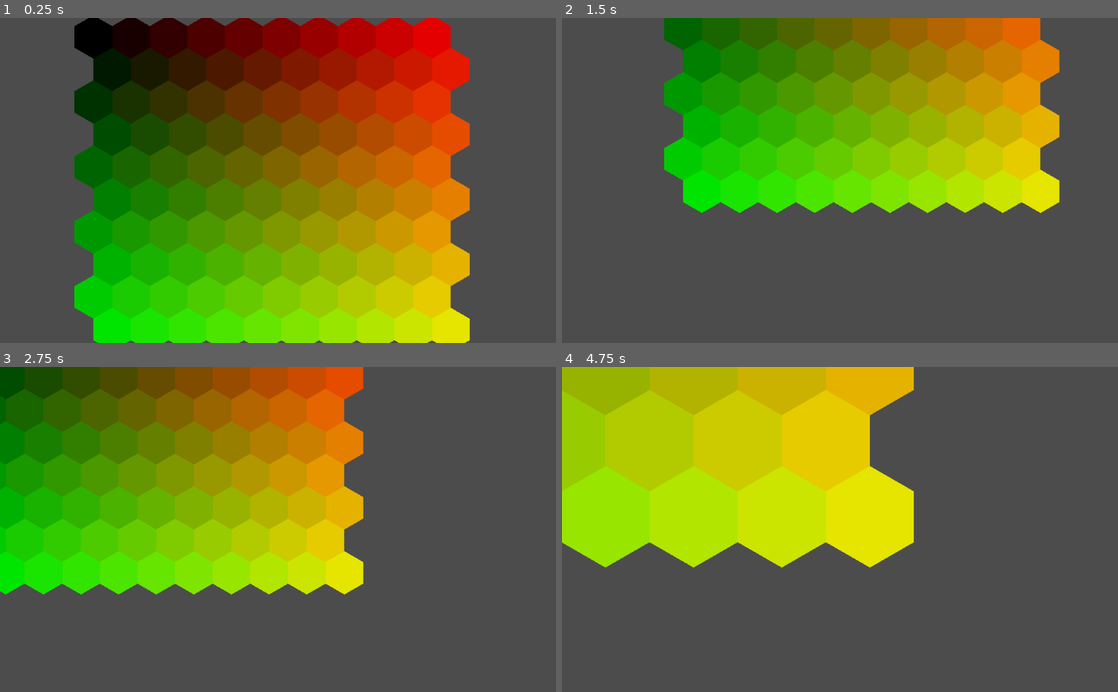
Above: before the commit, frames 1-4 (two rows, left to right).
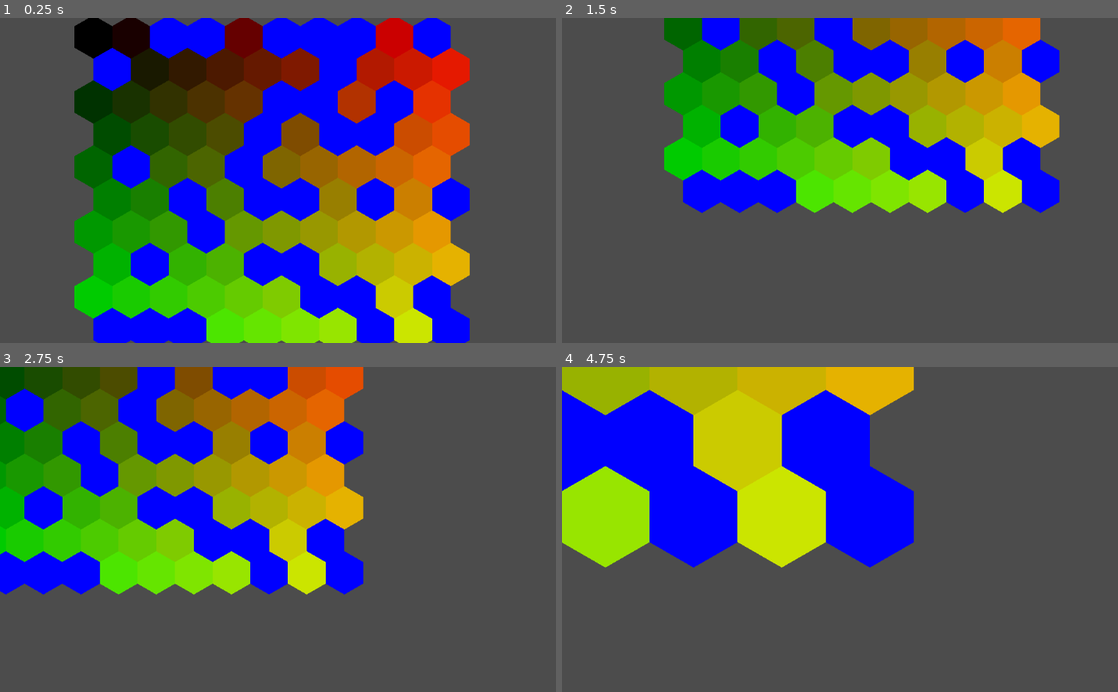
Above: after the commit, the same moments.

Repository: Aurora2500/G4xG
Game: Godot game, scene res://scenes/manager/MainScene.tscn
The game is run twice, just before and just after one commit, with the same random seed, the same clock (stepped at 60 frames per second) and the same inputs.
Inputs (mouse positions are in pixels of both pictures, inside the frame that each line leads up to):
- Up to frame 1 (0.25 s): no input
- Up to frame 2 (1.5 s): tap Enter at 0.5 s; move the mouse to (962, 164) at 0.52 s; hold S (camera_down) 0.53-1.25 s; click (962, 164) at 0.67 s; drag from (728, 196) to (812, 245) at 1.27 s
- Up to frame 3 (2.75 s): tap Space at 2 s; move the mouse to (333, 458) at 2.02 s; hold D (camera_right) from 2.03 s (still down); click (333, 458) at 2.17 s
- Up to frame 4 (4.75 s): release D (camera_right) at 2.75 s; drag from (812, 594) to (673, 480) at 2.77 s; tap Enter at 3.5 s; move the mouse to (1006, 578) at 3.52 s; hold Q (camera_zoom_in) 3.53-4.25 s; click (1006, 578) at 3.67 s; drag from (673, 480) to (756, 448) at 4.27 s

The runs differ from the first frame. In frame 1, 22% of the frame differs, in the area x 16-85%, y 0-100%; in frame 2, 13%; in frame 3, 15%; in frame 4, 17%.

Commit message:
Added land and sea tiles

Diff:
--- a/project.godot
+++ b/project.godot
@@ -19,15 +19,27 @@
 "language": "GDScript",
 "path": "res://src/map/HexTile.gd"
 }, {
+"base": "HexTile",
+"class": "LandHexTile",
+"language": "GDScript",
+"path": "res://src/map/LandHexTile.gd"
+}, {
 "base": "Node",
 "class": "MapGenerator",
 "language": "GDScript",
 "path": "res://src/manager/MapGenerator.gd"
+}, {
+"base": "HexTile",
+"class": "SeaHexTile",
+"language": "GDScript",
+"path": "res://src/map/SeaHexTile.gd"
 } ]
 _global_script_class_icons={
 "HexGrid": "",
 "HexTile": "",
-"MapGenerator": ""
+"LandHexTile": "",
+"MapGenerator": "",
+"SeaHexTile": ""
 }
 
 [application]
--- /dev/null
+++ b/scenes/map/HexTile/LandHexTile.tscn
@@ -0,0 +1,7 @@
+[gd_scene load_steps=3 format=2]
+
+[ext_resource path="res://scenes/map/HexTile/HexTile.tscn" type="PackedScene" id=1]
+[ext_resource path="res://src/map/LandHexTile.gd" type="Script" id=2]
+
+[node name="HexTile" instance=ExtResource( 1 )]
+script = ExtResource( 2 )
--- /dev/null
+++ b/scenes/map/HexTile/SeaHexTile.tscn
@@ -0,0 +1,7 @@
+[gd_scene load_steps=3 format=2]
+
+[ext_resource path="res://scenes/map/HexTile/HexTile.tscn" type="PackedScene" id=1]
+[ext_resource path="res://src/map/SeaHexTile.gd" type="Script" id=2]
+
+[node name="HexTile" instance=ExtResource( 1 )]
+script = ExtResource( 2 )
--- a/src/manager/MapGenerator.gd
+++ b/src/manager/MapGenerator.gd
@@ -2,7 +2,9 @@
 
 class_name MapGenerator
 
-const hex_tile_scene = preload("res://scenes/map/HexTile.tscn")
+const land_hex_tile_scene = preload("res://scenes/map/HexTile/LandHexTile.tscn")
+const sea_hex_tile_scene  = preload("res://scenes/map/HexTile/SeaHexTile.tscn")
+
 const hex_grid_scene = preload("res://scenes/map/HexGrid.tscn")
 
 const outer_radius = HexTile.outer_rad
@@ -10,6 +12,12 @@
 
 var width = 10
 var height = 10
+
+var rng := RandomNumberGenerator.new()
+var height_noise := OpenSimplexNoise.new()
+
+func _ready():
+	height_noise.seed = rng.randi()
 
 func generate_map() -> HexGrid:
 	var hex_grid = hex_grid_scene.instance()
@@ -28,6 +36,10 @@
 	var x = (coord_x + coord_y * 0.5 - coord_y / 2) * (inner_radius * 2.0)
 	var y = coord_y * outer_radius * 1.5
 	var pos = Vector2(x, y)
-	var cell: HexTile = hex_tile_scene.instance()
+	var cell: HexTile
+	if height_noise.get_noise_2d(x, y) >= -0.1:
+		cell = land_hex_tile_scene.instance()
+	else:
+		cell = sea_hex_tile_scene.instance()
 	cell.position = pos
 	return cell
--- /dev/null
+++ b/src/map/LandHexTile.gd
@@ -0,0 +1,7 @@
+extends HexTile
+
+class_name LandHexTile
+
+var fertility: float
+var altitude: float
+var temperature: float
--- /dev/null
+++ b/src/map/SeaHexTile.gd
@@ -0,0 +1,9 @@
+extends HexTile
+
+class_name SeaHexTile
+
+func _ready():
+	$Polygon.color = Color.blue
+
+func colorin(_x, _y):
+	pass
Renamed: scenes/map/HexTile.tscn -> scenes/map/HexTile/HexTile.tscn
